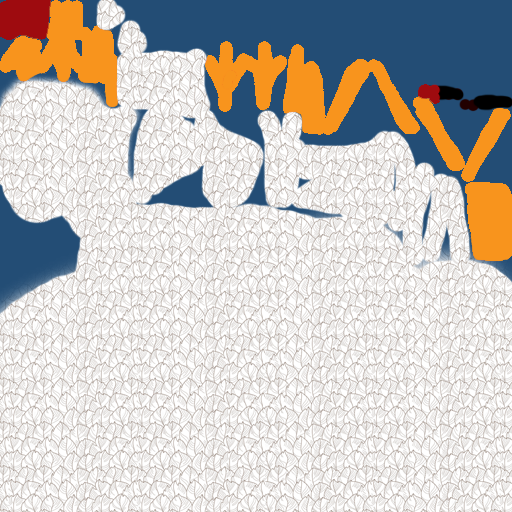
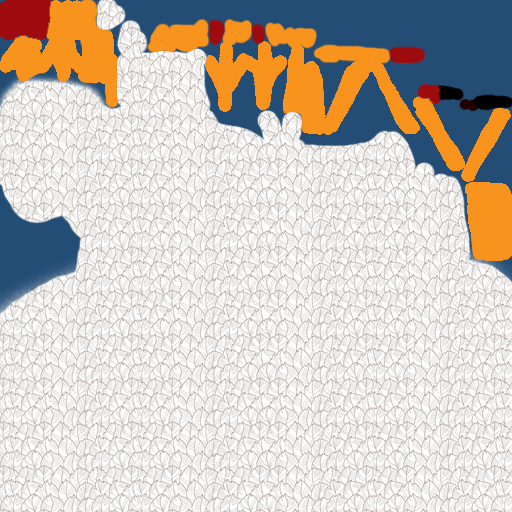
Layered file, before and after one edit (512 x 512). Changes by layer:
painted on "Layer 1" over [79, 0, 453, 270]
